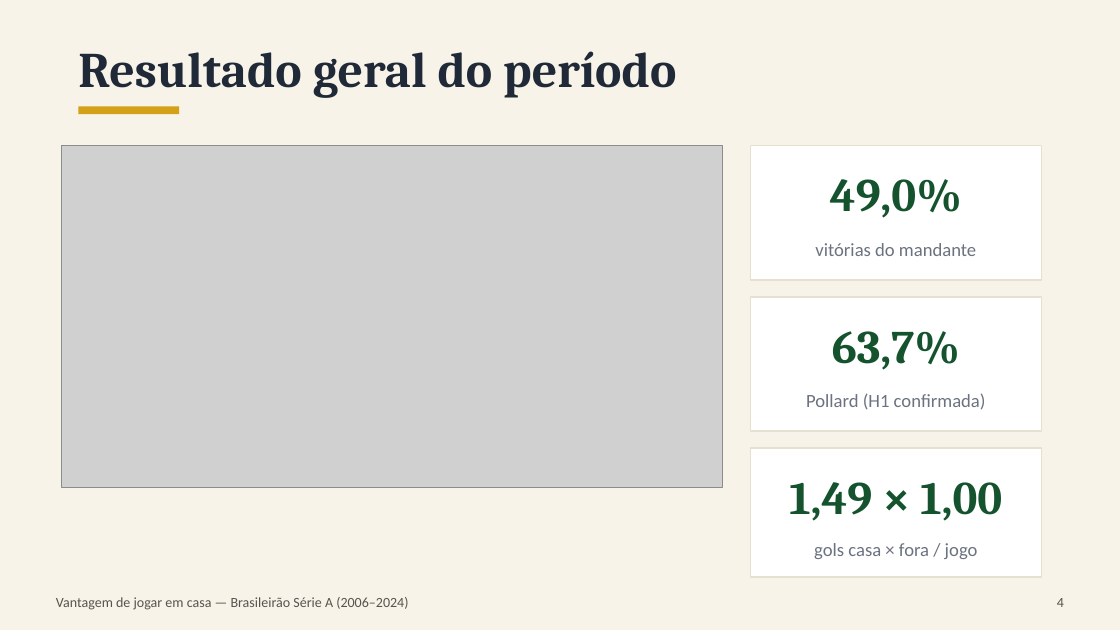
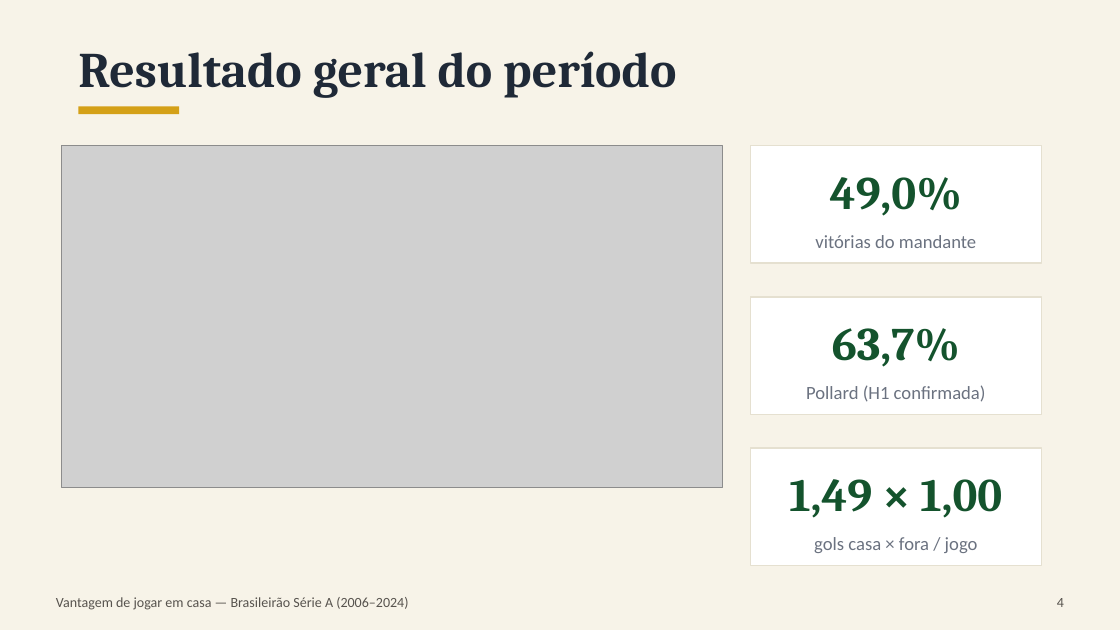
Before and after one commit to EmiyaKiritsugu3/TCC, a slide deck: slide 4 of apresentacao/apresentacao_tcc.pptx. Drawn at 1120x630 pixels with LibreOffice and Linux fonts; fonts in the diff are those of the drawing; grey boxes stand for pictures. Boxes give left, top, right and bottom in pixels: in the first picture for what was removed or moved away, otherwise in the second. Text is boxed around its words. In the diff, an @@ line names an element or a change of style, - is before the commit and + after.

Commit message:
Corrige fig3 na origem (legenda fora do plot); aplica correções de QA no deck; inclui prints das 4 abas e ignora .venv/.playwright-mcp

```diff
--- a/apresentacao/apresentacao_tcc.pptx
+++ b/apresentacao/apresentacao_tcc.pptx
@@ rectangle: place and size @@
-rectangle at [750, 146, 1042, 280]
+rectangle at [750, 146, 1042, 263]
@@ text "vitórias do mandante": place and size @@
-text "vitórias do mandante" at [815, 243, 976, 256]
+text "vitórias do mandante" at [815, 235, 976, 248]
@@ rectangle: place and size @@
-rectangle at [750, 297, 1042, 431]
+rectangle at [750, 297, 1042, 414]
@@ text "Pollard (H1 confirmada)": place and size @@
-text "Pollard (H1 confirmada)" at [806, 393, 986, 410]
+text "Pollard (H1 confirmada)" at [806, 385, 986, 402]
@@ rectangle: place and size @@
-rectangle at [750, 448, 1042, 577]
+rectangle at [750, 448, 1042, 566]
@@ text "gols casa × fora / ...": place and size @@
-text "gols casa × fora / ..." at [814, 543, 978, 559]
+text "gols casa × fora / ..." at [814, 537, 978, 553]
```
Also in this commit, not shown: 6 other slides changed, 11 other files.
